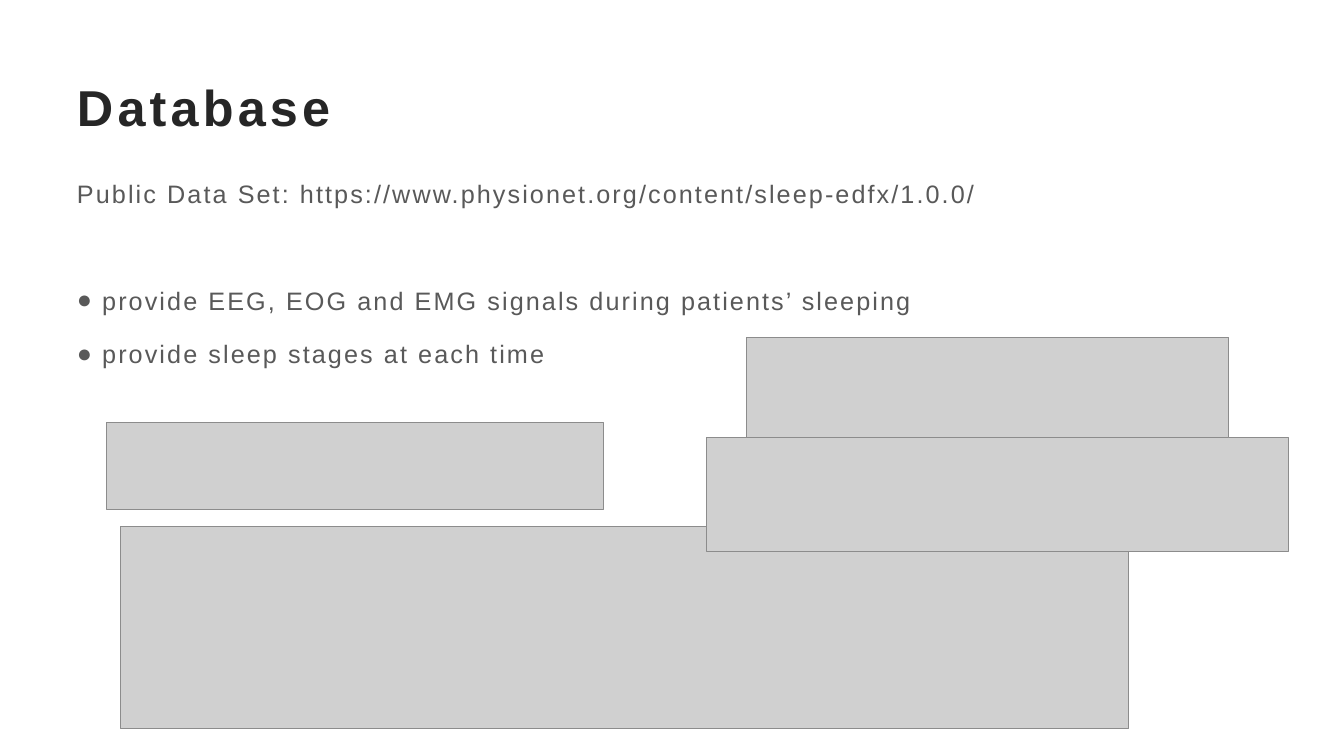
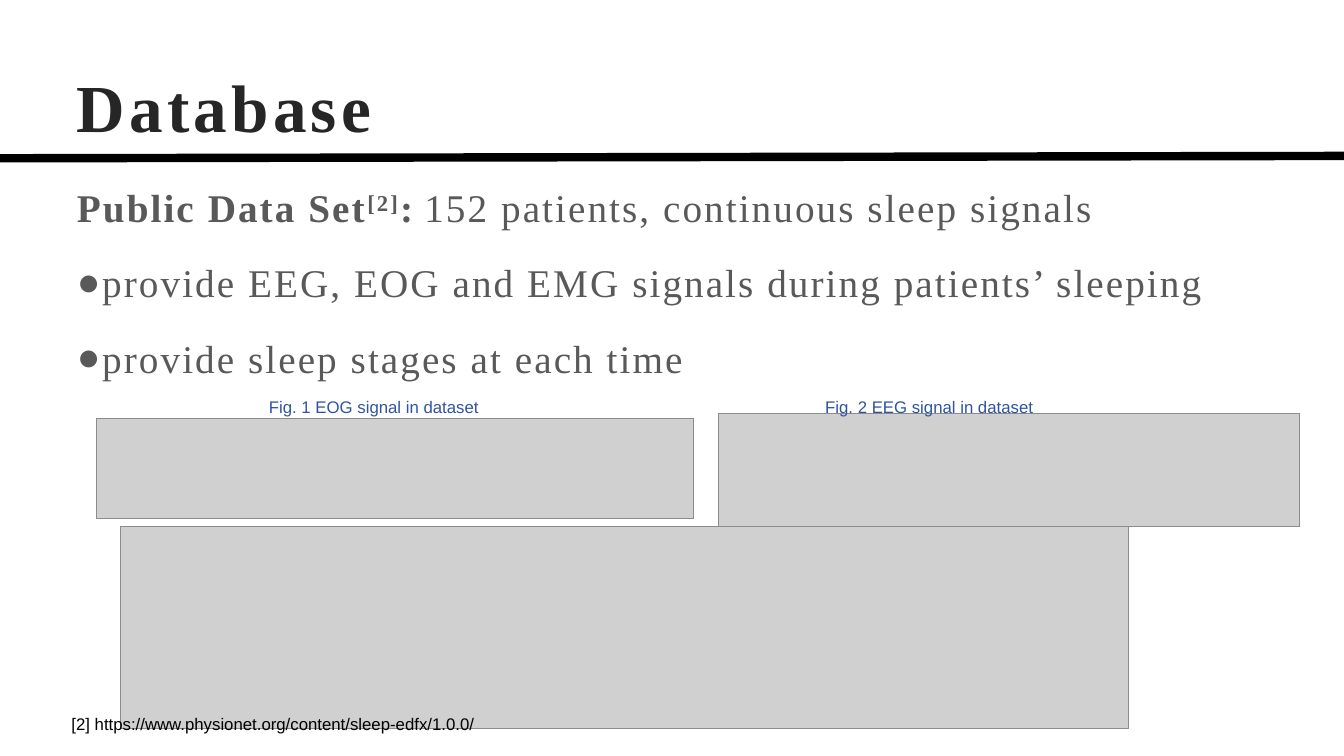
Before and after one commit to TonyHGF/EEG-Sleep-Staging, a slide deck: slide 6 of pre/slides.pptx. Drawn at 1344x756 pixels with LibreOffice and Linux fonts; fonts in the diff are those of the drawing; grey boxes stand for pictures. Boxes give left, top, right and bottom in pixels: in the first picture for what was removed or moved away, otherwise in the second. Text is boxed around its words. In the diff, an @@ line names an element or a change of style, - is before the commit and + after.

```diff
--- a/pre/slides.pptx
+++ b/pre/slides.pptx
@@ title "Database" at [77, 85, 371, 133]: size 36 to 48 pt, font Arial to Times New Roman @@
@@ line added from (0, 158) to (1344, 156), #000000 6 pt @@
@@ text at [77, 195, 1091, 230]: text changed; size 18 to 28 pt; font Arial to Times New Roman @@
-Public Data Set: https://www.physionet.org/content/sleep-edfx/1.0.0/
+Public Data Set[2]: 152 patients, continuous sleep signals
@@ text at [102, 270, 1201, 380]: size 18 to 28 pt, font Arial to Times New Roman in "provide EEG, EOG and EMG signals during ...", "provide sleep stages at each time" @@
@@ picture removed at [746, 337, 1229, 438] @@
@@ picture: place and size @@
-picture at [107, 422, 604, 509]
+picture at [96, 419, 694, 519]
@@ text added at [269, 401, 479, 417], 12 pt, text #2E54A1 @@
+Fig. 1 EOG signal in dataset
@@ picture: place and size @@
-picture at [707, 438, 1289, 551]
+picture at [719, 413, 1301, 526]
@@ text added at [825, 399, 1033, 417], 12 pt, text #2E54A1 @@
+Fig. 2 EEG signal in dataset
@@ text added at [71, 716, 474, 734], 12 pt, text #000000 @@
+[2] https://www.physionet.org/content/sleep-edfx/1.0.0/
```
Also in this commit, not shown: 8 other slides changed, 6 slides added, 2 slides removed, 8 other files.
